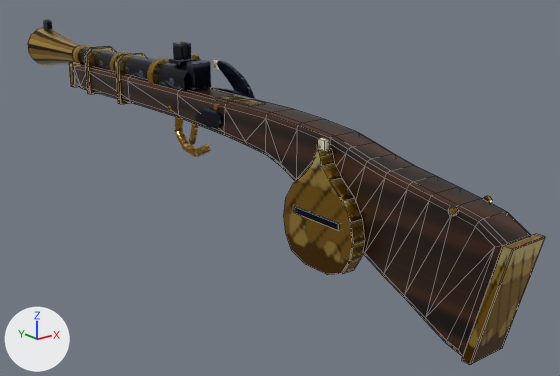
Two versions of the Blender file assets/models/gun/shotgun_blunderbuss_base.blend, one commit apart.
Both versions are drawn from a camera (50 mm lens) standing at (-0.404, -0.592, 0.197) and looking at (0.047, -0.03, -0.028). The lights are fixed; the arrows at lower left show +X, +Y and +Z. The picture after the commit comes second. Mesh edges are drawn as thin lines on the coarser meshes.

The first picture shows 'furniture', 'hammer', 'magazine', 'receiver'.
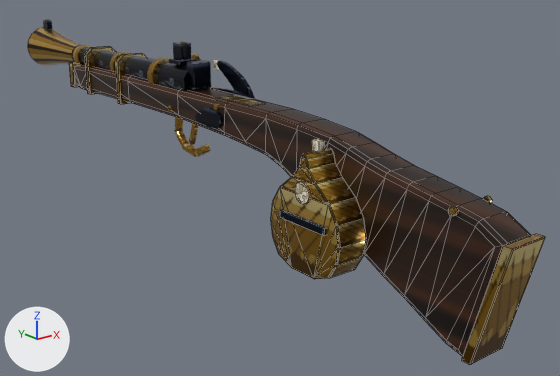
Edits to the bpy script that builds the scene:
```text
Change me_magazine:
    used by ob_magazine; parent = ob_mag_well; location = (0.0, 0.0, 0.0)
    remove me_magazine.from_pydata(...)  # 92 vertices, 68 faces; spans x -0.0071..0.0071, y -0.0405..0.0405, z -0.044..0.06
    add me_magazine.from_pydata(...)  # 176 vertices, 176 faces; spans x -0.0217..0.0097, y -0.0405..0.0405, z -0.044..0.06
    me_magazine part 1: the loose piece of 8 vertices spanning x -0.0027..0.0027, y -0.004..0.004, z 0.052..0.06 is turned 180 degrees about the x axis through its middle, then moved by (-0.006, 0.0, 0.0)
    me_magazine part 2: the loose piece of 68 vertices spanning x -0.0065..0.0065, y -0.0405..0.0405, z -0.044..0.052 is rebuilt with 128 vertices and now spans x -0.02..0.008, y -0.0405..0.0405, z -0.044..0.052
    me_magazine part 3: the loose piece of 16 vertices spanning x -0.0071..0.0071, y -0.026..0.026, z -0.004..0.002 is rebuilt with 16 vertices and now spans x -0.0217..0.0097, y -0.026..0.026, z -0.005..0.002
    me_magazine part 4: a new loose piece of 24 vertices spanning x -0.0215..-0.0197, y -0.0082..0.0082, z 0.0138..0.0302
```

Location of each change, (x1, y1, x2, y2) in pixels of the pictures (560 x 376 px; the box of a moved part takes in the faces that stretch with it):
'magazine', reshaped (17% wider)
    before: (284, 138, 365, 275)
    after: (271, 139, 366, 279)
part 1 of me_magazine, moved or reshaped
    before: (318, 138, 330, 151)
    after: (311, 139, 324, 153)
part 2 of me_magazine, rebuilt (17% wider)
    before: (284, 148, 365, 275)
    after: (271, 148, 366, 279)
part 3 of me_magazine, rebuilt
    before: (294, 206, 339, 230)
    after: (280, 209, 326, 236)
part 4 of me_magazine, added
    after: (295, 182, 310, 204)
